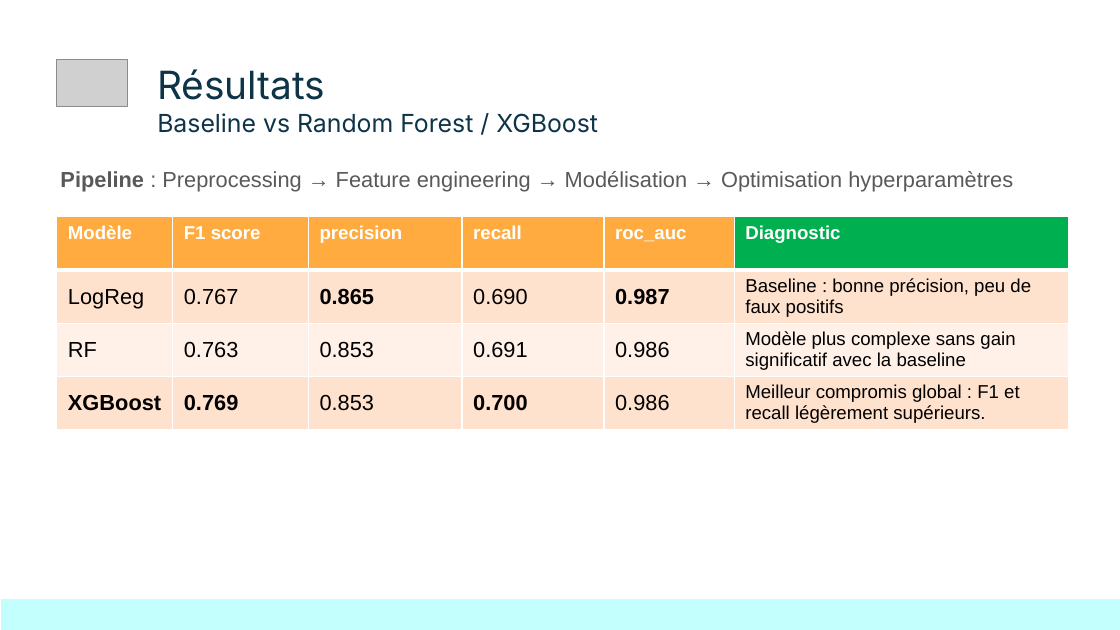
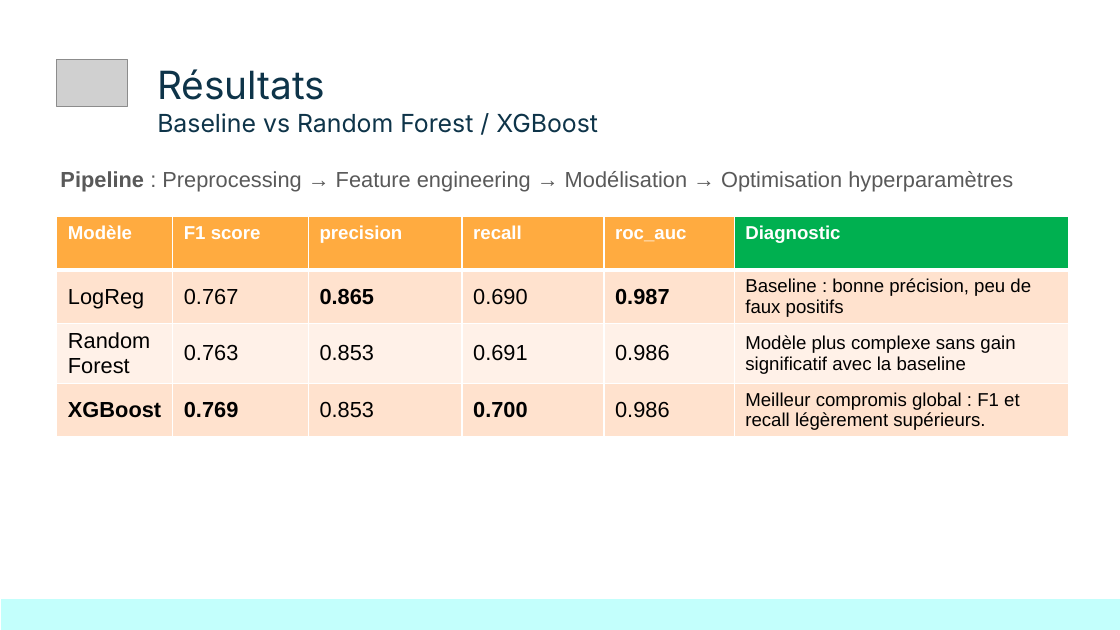
Before and after one commit to jyvuillequez/Bloc_03_Projet_Conversion_rate, a slide deck: slide 6 of présentation/Bloc_03_Projet_Conversion_rate.pptx. Drawn at 1120x630 pixels with LibreOffice and Linux fonts; fonts in the diff are those of the drawing; grey boxes stand for pictures. Boxes give left, top, right and bottom in pixels: in the first picture for what was removed or moved away, otherwise in the second. Text is boxed around its words. In the diff, an @@ line names an element or a change of style, - is before the commit and + after.

Commit message:
MAJ présentation

```diff
--- a/présentation/Bloc_03_Projet_Conversion_rate.pptx
+++ b/présentation/Bloc_03_Projet_Conversion_rate.pptx
@@ table at <box>57,216,1068,446</box> @@
-row 3, column 1: RF
+row 3, column 1: RandomForest
```
Also in this commit, not shown: 1 other file.
